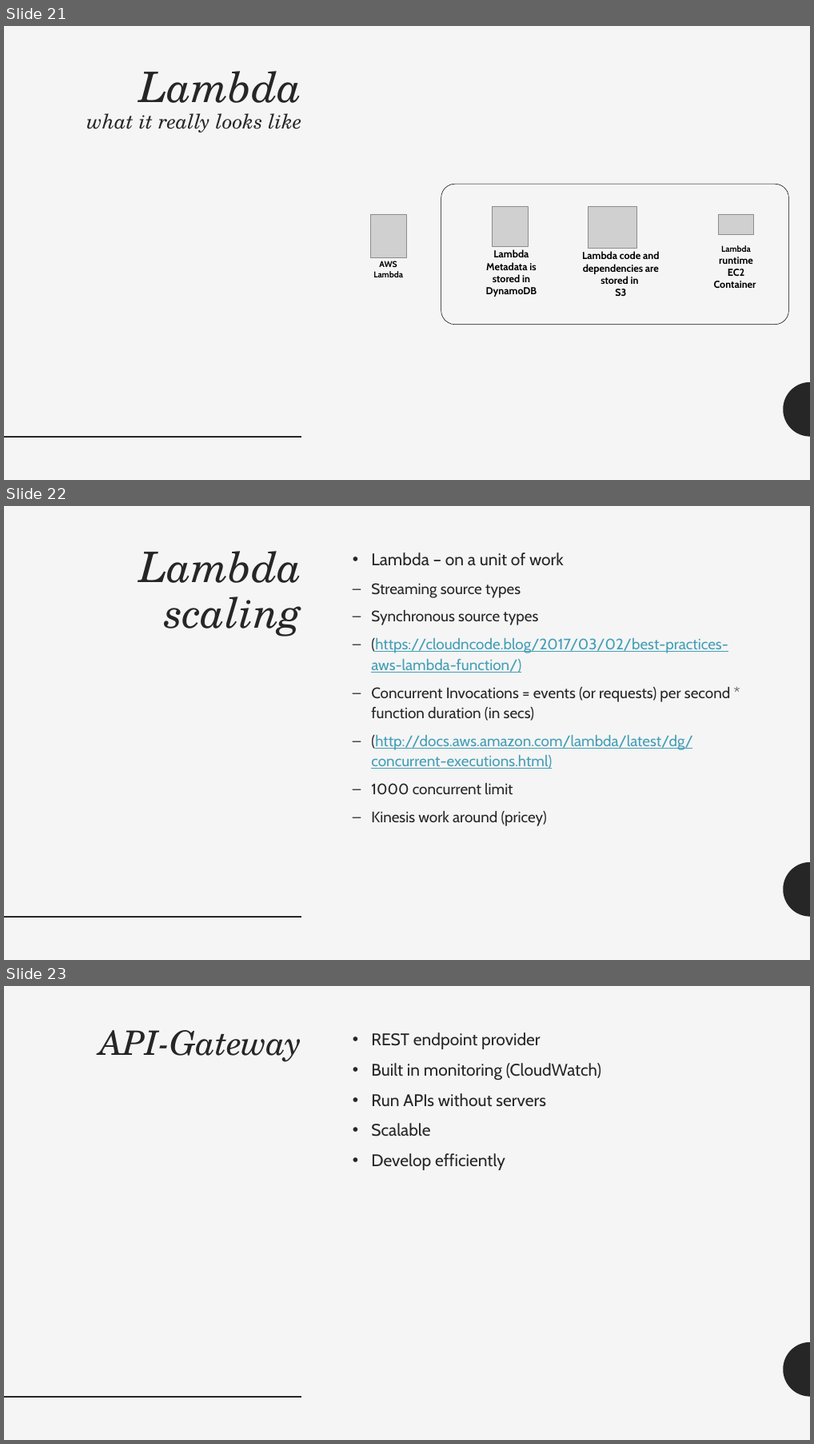
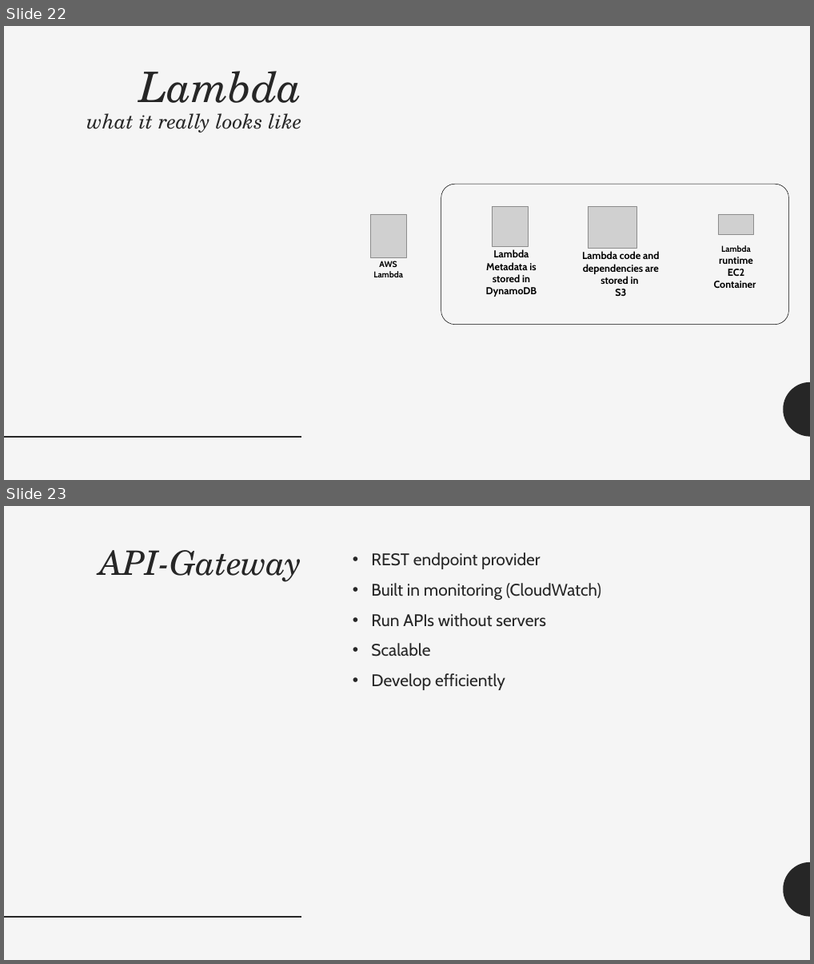
Before and after one commit to adrianpomilio/going-serverless, a slide deck: going-serverless-2017.pptx. Shown one above the other, each under a label of ours: slides 21, 22 and 23 before the commit, slides 22 and 23 after it. The pictures are 814x1444 and 814x964 pixels, drawn with LibreOffice and Linux fonts; fonts in the diff are those of the drawing; grey boxes stand for pictures. Boxes give left, top, right and bottom in pixels: in the first picture for what was removed or moved away, otherwise in the second. Text is boxed around its words. In the diff, an @@ line names an element or a change of style, - is before the commit and + after.

```diff
--- a/going-serverless-2017.pptx
+++ b/going-serverless-2017.pptx
@@ slide 22 removed at [4, 506, 810, 960], background #F5F5F5; not listed: 2 template elements that a slide beside it also shows @@
@@ title removed at [139, 551, 302, 636] @@
-Lambda scaling
@@ text removed at [371, 552, 730, 826] @@
-• Lambda – on a unit of work
-  – Streaming source types
-  – Synchronous source types
-  – (https://cloudncode.blog/2017/03/02/best-practices-aws-lambda-function/)
-  – Concurrent Invocations = events (or requests) per second * function duration (in secs)
-  – (http://docs.aws.amazon.com/lambda/latest/dg/concurrent-executions.html)
-  – 1000 concurrent limit
-  – Kinesis work around (pricey)
@@ what was slide 21 is now slide 22 @@
```
Also in this commit, not shown: 1 slide changed, 1 slide added.
